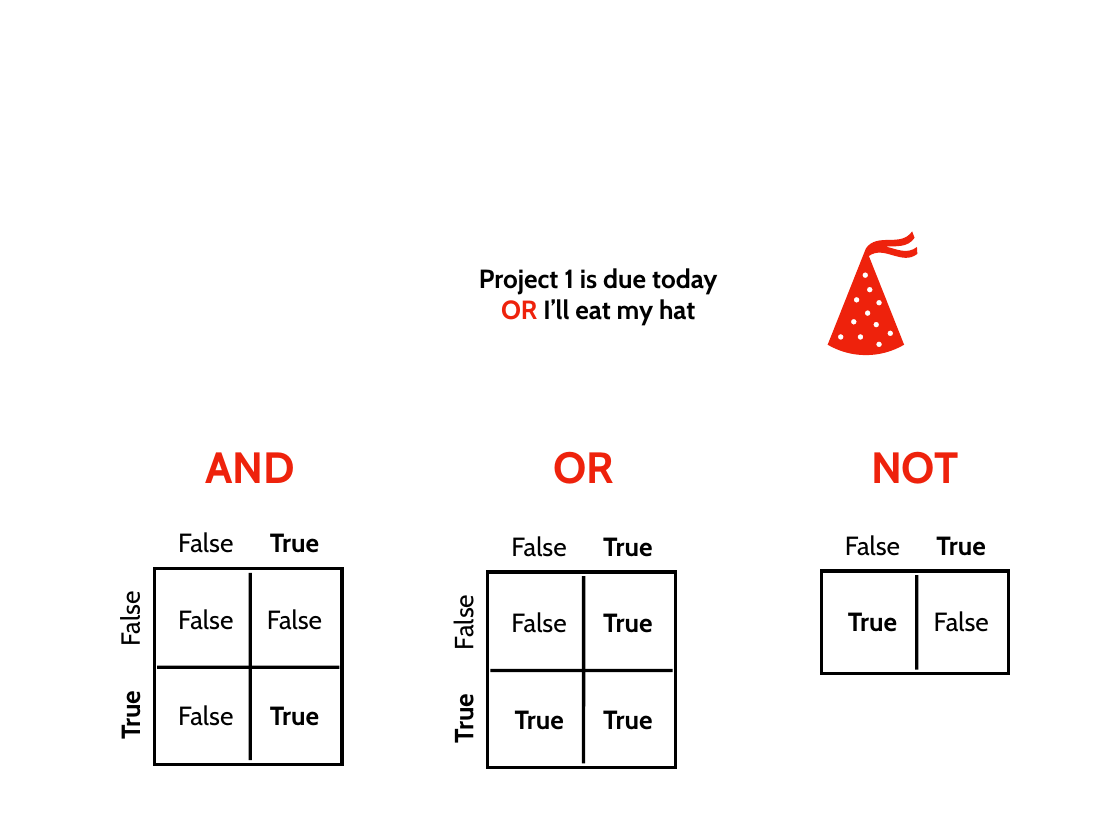
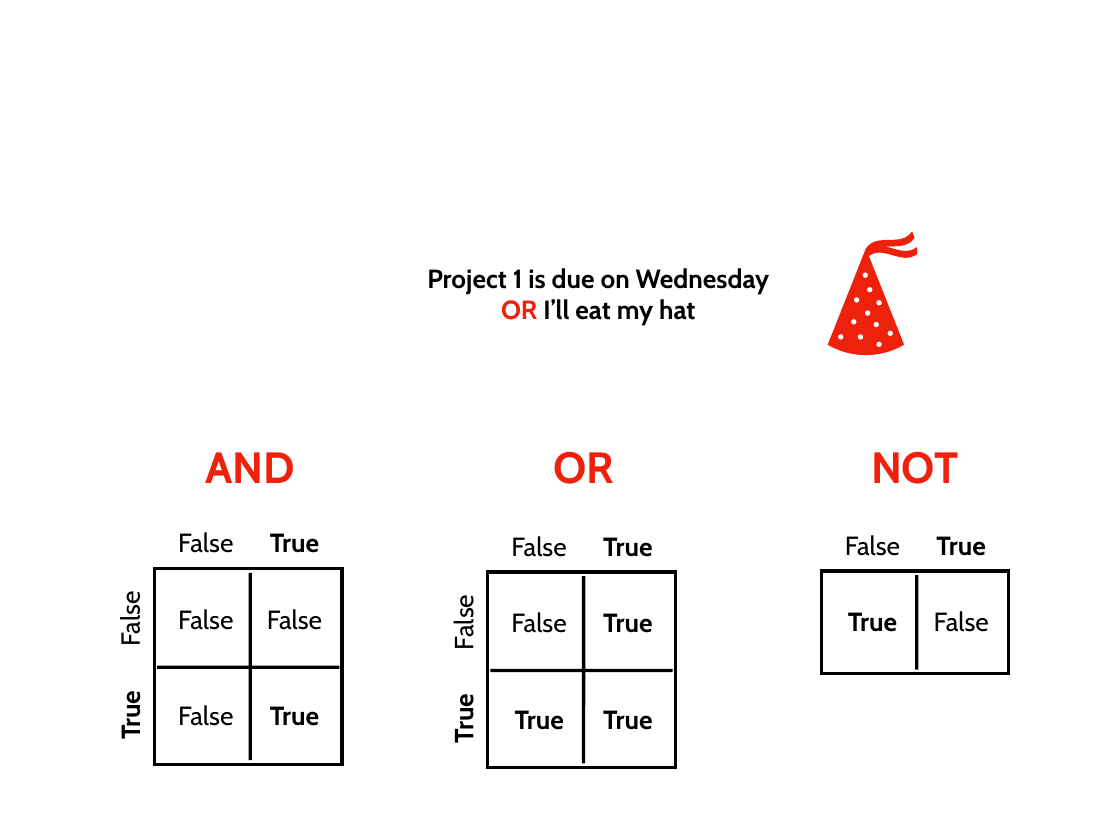
Before and after one commit to tylerharter/caraza-harter-com, a slide deck: slide 46 of tyler/meena/cs220/s21/materials/lec_04_S21.ppt (slide 49 before the commit). Drawn at 1120x840 pixels with LibreOffice and Linux fonts; fonts in the diff are those of the drawing. Boxes give left, top, right and bottom in pixels: in the first picture for what was removed or moved away, otherwise in the second. Text is boxed around its words. In the diff, an @@ line names an element or a change of style, - is before the commit and + after.

```diff
--- a/tyler/meena/cs220/s21/materials/lec_04_S21.ppt
+++ b/tyler/meena/cs220/s21/materials/lec_04_S21.ppt
@@ text "Project 1 is due on ...": place and size @@
-text "Project 1 is due on ..." at [479, 268, 717, 325]
+text "Project 1 is due on ..." at [427, 268, 770, 325]
@@ text at [427, 268, 770, 294]: text changed @@
-Project 1 is due today
+Project 1 is due on Wednesday
```
Also in this commit, not shown: 4 other slides changed, 4 slides removed, 1 other file.
